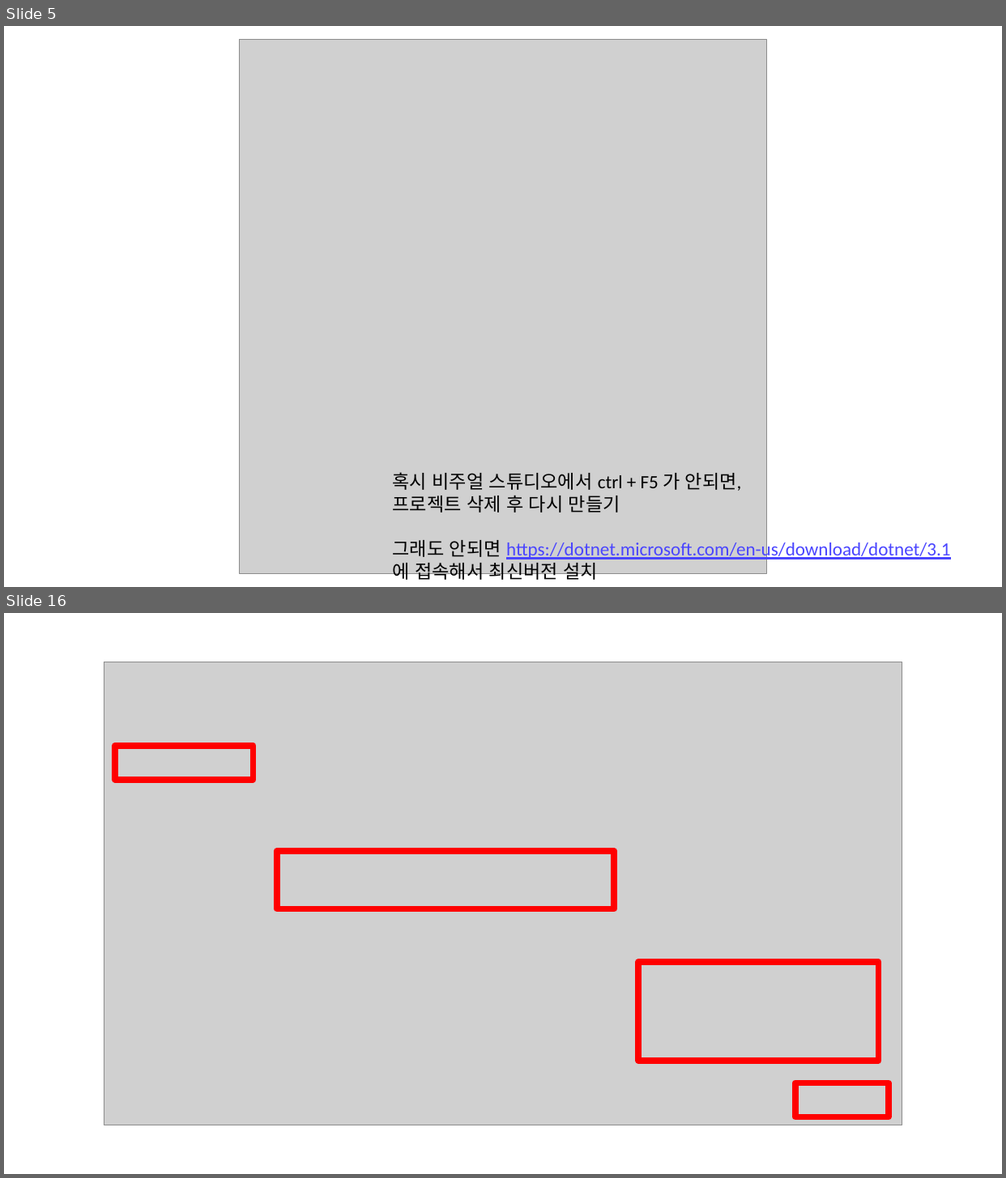
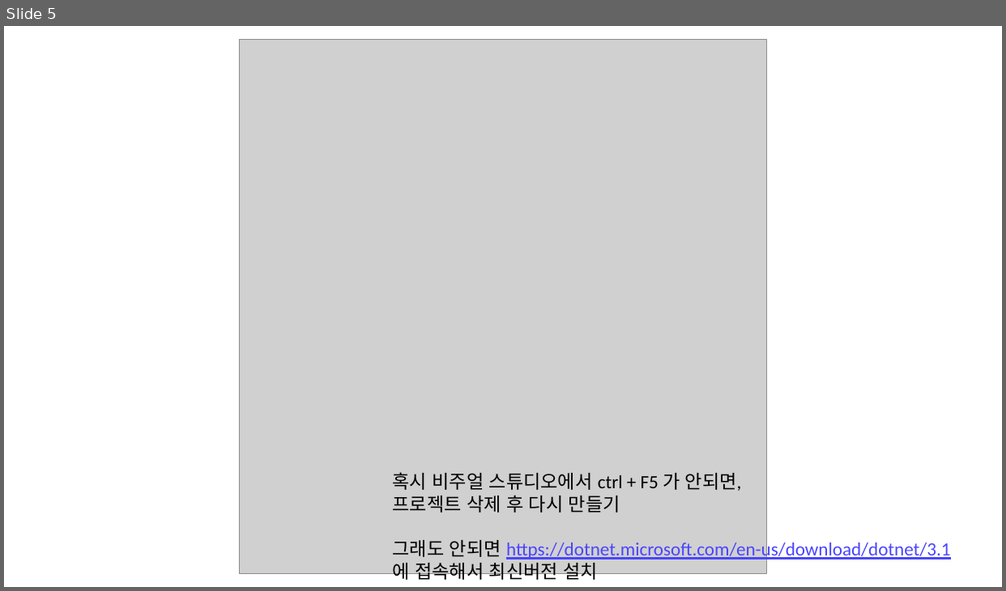
Before and after one commit to Comet-Csms/Languages, a slide deck: Learning Materials/C#/환경설정.pptx. Shown one above the other, each under a label of ours: slides 5 and 16 before the commit, slide 5 after it; the slides between them are not shown. The pictures are 1006x1178 and 1006x591 pixels, drawn with LibreOffice and Linux fonts; fonts in the diff are those of the drawing; grey boxes stand for pictures. Boxes give left, top, right and bottom in pixels: in the first picture for what was removed or moved away, otherwise in the second. Text is boxed around its words. In the diff, an @@ line names an element or a change of style, - is before the commit and + after.

```diff
--- a/Learning Materials/C#/환경설정.pptx
+++ b/Learning Materials/C#/환경설정.pptx
@@ slide 16 removed at box(4, 613, 1002, 1174), background #FFFFFF @@
@@ picture removed at box(104, 662, 902, 1126) @@
@@ rectangle removed at box(115, 746, 253, 779) @@
@@ rectangle removed at box(276, 851, 614, 909) @@
@@ rectangle removed at box(639, 962, 879, 1061) @@
@@ rectangle removed at box(795, 1083, 889, 1117) @@
```
Also in this commit, not shown: 13 other slides removed.
